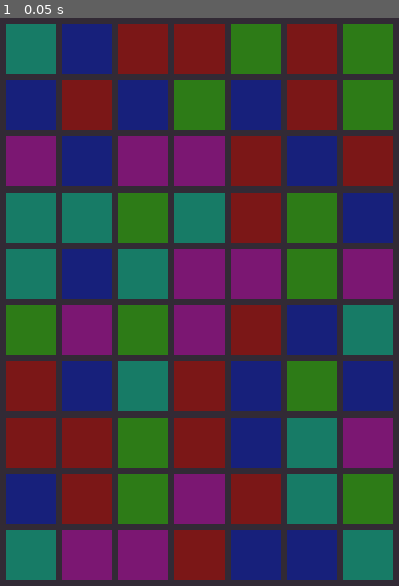
Above: before the commit, frame 1.
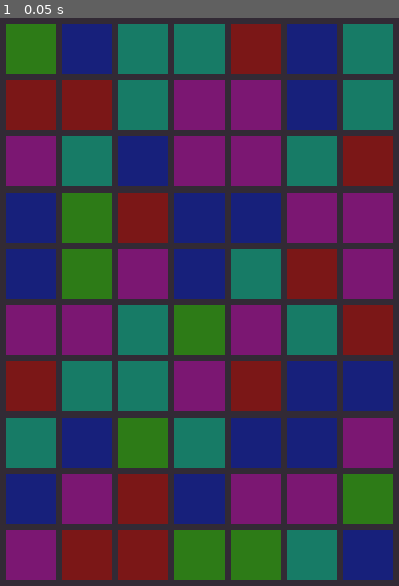
Above: after the commit, the same moment.

Repository: Zachacious/Match3Godot
Game: Godot game, scene res://main.tscn
Two runs of this game, one before a commit and one after it. Both use one fixed random seed, a clock stepped at 60 frames per second and the inputs below.
Inputs:
- Up to frame 1 (0.05 s): no input

The runs differ from the first frame. In frame 1, 61% of the frame differs, in the area x 1-99%, y 1-99%.

Commit message:
after refill - check matches and repeat until no matches remain

Diff:
--- a/block.gd
+++ b/block.gd
@@ -109,16 +109,20 @@
 # temporary
 func dim(): sprite.modulate = Color(1,1,1,0.3)
 
+# regenerate texture
+func regen_texture():
+	# choose a texture at random and apply to sprite
+	randomize()
+	texture_index = randi() % 5
+	sprite.set_texture(Globals.blocks[texture_index].texture)
+
 # Called when the node enters the scene tree for the first time.
 func _ready():
 	parent = self.get_parent()
 	direction_deltas.top = -parent.cols
 	direction_deltas.bottom = parent.cols
 
-	# choose a texture at random and apply to sprite
-	randomize()
-	texture_index = randi() % 5
-	sprite.set_texture(Globals.blocks[texture_index].texture)
+	regen_texture()
 
 	# set grid position for the global
 	# lookup table
--- a/grid_controller.gd
+++ b/grid_controller.gd
@@ -28,6 +28,56 @@
 var final_tile = -1
 
 var grid_tiles = []
+
+func match_whole_grid():
+	for tile in grid_tiles:
+		if tile == null: continue
+		var texture_index = tile.texture_index
+		var up_index = tile.index - (cols * 2)
+		var left_index = tile.index - 2
+		var tile_row = Globals.grid.coords[tile.index].y
+		var left_row = Globals.grid.coords[left_index].y if left_index >= 0 else -1
+		if up_index >= 0:
+			var up_tile = grid_tiles[up_index]
+			var up_tile2 = grid_tiles[up_index + cols]
+			var up_texture = up_tile.texture_index
+			var up_texture2 = up_tile2.texture_index
+			if texture_index == up_texture && texture_index == up_texture2:
+				tile.isMatched = true
+				up_tile.isMatched = true
+				up_tile2.isMatched = true
+				return true
+		if left_index >= 0 && tile_row == left_row:
+			var left_tile = grid_tiles[left_index]
+			var left_tile2 = grid_tiles[left_index + 1]
+			var left_texture = left_tile.texture_index
+			var left_texture2 = left_tile2.texture_index
+			if texture_index == left_texture && texture_index == left_texture2:
+				tile.isMatched = true
+				left_tile.isMatched = true
+				left_tile2.isMatched = true
+				return true
+
+	return false
+
+
+# returns true if the tile 2 up or 2 left matches
+func look_back_match(tile):
+	var texture_index = tile.texture_index
+	var up_index = tile.index - (cols * 2)
+	var left_index = tile.index - 2
+	var tile_row = Globals.grid.coords[tile.index].y
+	var left_row = Globals.grid.coords[left_index].y if left_index >= 0 else -1
+	if up_index >= 0:
+		var up_tile = grid_tiles[up_index]
+		var up_texture = up_tile.texture_index
+		if texture_index == up_texture: return true
+	if left_index >= 0 && tile_row == left_row:
+		var left_tile = grid_tiles[left_index]
+		var left_texture = left_tile.texture_index
+		if texture_index == left_texture: return true
+	return false
+
 
 func create_tile(tile_index, subplant = false):
 	var tile = preload("res://block.tscn").instance()
@@ -45,6 +95,9 @@
 		tile.position = Vector2(tile_pos.x, tile_pos.y - 100)
 		emit_signal("subplanted_tile_created", tile, tile_pos)
 
+	while look_back_match(tile): tile.regen_texture()
+
+
 func _on_subplanted_tile_created(tile, tile_pos):
 	tile.move(tile_pos)
 
@@ -52,6 +105,13 @@
 func create_tiles():
 	for i in range(0, total_tiles):
 		create_tile(i)
+
+
+func clean_grid():
+	yield(get_tree().create_timer(.3), "timeout")
+	remove_matches()
+	yield(get_tree().create_timer(.2), "timeout")
+	collapse_columns()
 
 
 # swaps 2 tiles in the render tree
@@ -80,10 +140,11 @@
 		tile_a.set_index(index_a)
 		tile_b.set_index(index_b)
 	else:
-		yield(get_tree().create_timer(.3), "timeout")
-		remove_matches()
-		yield(get_tree().create_timer(.2), "timeout")
-		collapse_columns()
+		clean_grid()
+		yield(get_tree().create_timer(1), "timeout")
+		while match_whole_grid():
+			clean_grid()
+			yield(get_tree().create_timer(1), "timeout")
 
 
 # converts coords from full viewport space into grid space
@@ -168,6 +229,8 @@
 		create_tile(index, true)
 
 func collapse_columns():
+	var animation_delay = 0
+
 	for col in cols:
 		var start_index = col
 		var cur_index = col
